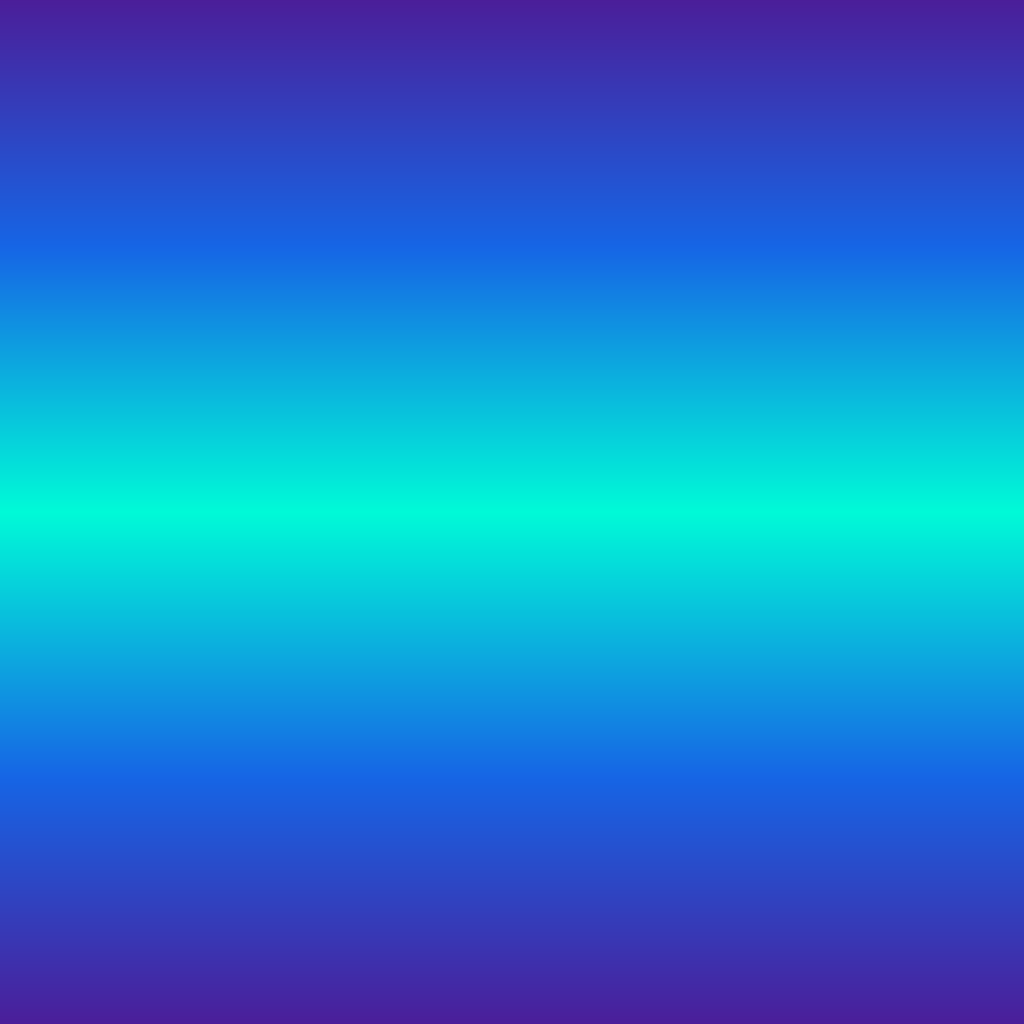
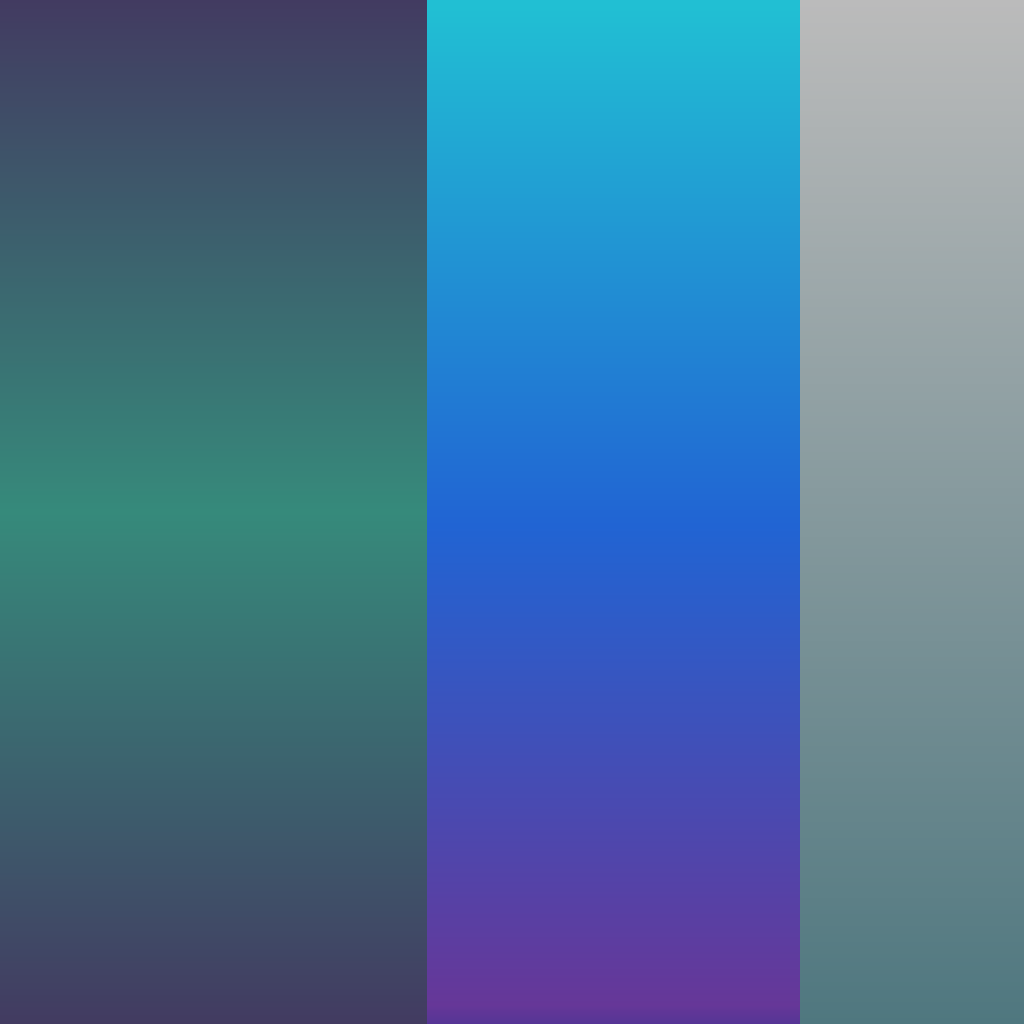
The second 1024x1024 image is a revision of the first. Changes to its layers:
added group "Sprinkler" with 4 layers above "Trowel Launcher" over bbox(0, 0, 1024, 1024)
added layer "Metal Spokes" in group "Sprinkler" over bbox(768, 0, 1024, 1024)
added layer "Spewers" in group "Sprinkler" over bbox(384, 0, 1024, 1024)
added layer "Base" (1st of 2, in "Sprinkler") in group "Sprinkler" over bbox(0, 448, 1024, 1024)
added layer "Base" (2nd of 2, in "Sprinkler") in group "Sprinkler" over bbox(0, 0, 1024, 576)
hid group "Trowel Launcher" (4 layers) over bbox(0, 0, 1024, 1024)
painted on "String" (1st of 2, in "Trowel Launcher") over bbox(0, 0, 1024, 576)
